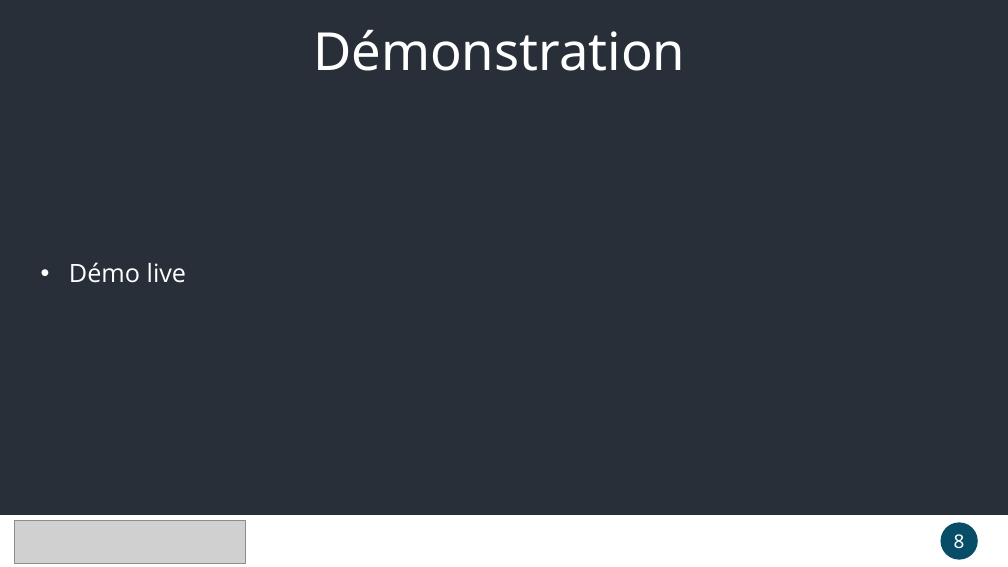
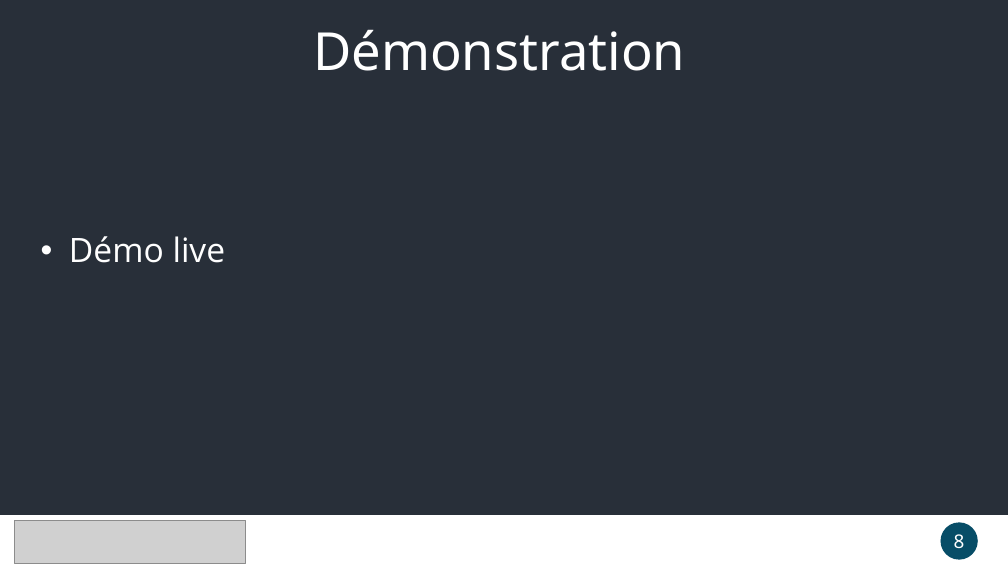
Before and after one commit to ThePension/IoT_FireFighter, a slide deck: slide 8 of Presentation.pptx. Drawn at 1008x567 pixels with LibreOffice and Linux fonts; fonts in the diff are those of the drawing; grey boxes stand for pictures. Boxes give left, top, right and bottom in pixels: in the first picture for what was removed or moved away, otherwise in the second. Text is boxed around its words. In the diff, an @@ line names an element or a change of style, - is before the commit and + after.

```diff
--- a/Presentation.pptx
+++ b/Presentation.pptx
@@ subtitle "Démo live" at [69,236,226,263]: size 24 to 32 pt @@
```
Also in this commit, not shown: 5 other slides changed.
